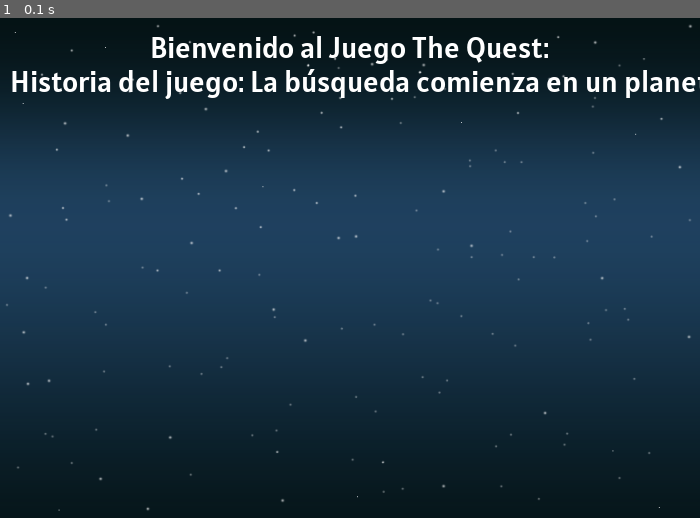
Above: before the commit, frame 1.
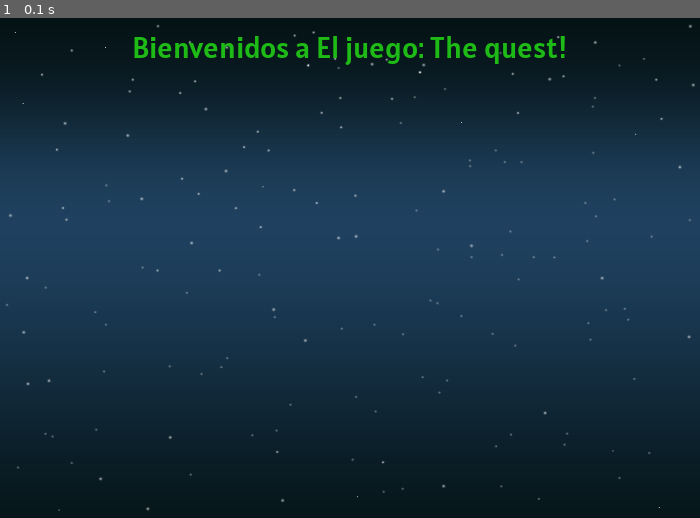
Above: after the commit, the same moment.

Repository: anbreaker/theQuestGamePyGame
Game: pygame game, started from screen.py
Same seed, same stepped clock (60 frames per second), same inputs: the game is played once before the commit and once after it.
Inputs:
- Up to frame 1 (0.1 s): no input

The runs differ from the first frame. In frame 1, 3.4% of the frame differs, in the area x 1-100%, y 3-17%.

Commit message:
Posicionamiento de textos, titulo centrado

Diff:
--- a/screen.py
+++ b/screen.py
@@ -4,9 +4,14 @@
 LARGO = 700
 ANCHO = 500
 
+# Definicion tamaños de textos
+ALTO_TEXTO_TITULOS = 30
+ALTO_TEXTO_DESCRIPCIONES = 22
+
 # Definimos algunos colores
+VERDE = (30, 186, 22)
+BLANCO = (255, 255, 255)
 NEGRO = (0, 0, 0)
-BLANCO = (255, 255, 255)
 
 # Fotogramas por segundo
 FPS = 60
@@ -22,10 +27,11 @@
     fondo_pantalla = pygame.image.load('resources/background.png').convert()
 
     # Titulo de la barra de la aplicacion
-    pygame.display.set_caption("The Quest Juego pyGame")
+    pygame.display.set_caption('The Quest Juego pyGame')
 
     # Fuente para el texto que aparecerá en pantalla (tamaño 30)
-    fuente = pygame.font.Font('resources/fonts/alatsi.ttf', 30)
+    fuente_titulo = pygame.font.Font('resources/fonts/alatsi.ttf', ALTO_TEXTO_TITULOS)
+    fuente_descripciones = pygame.font.Font('resources/fonts/alatsi.ttf', ALTO_TEXTO_DESCRIPCIONES)
 
     # Iteramos hasta que el usuario haga click sobre le botón de salida.
     # Condicion de salida del bucle principal
@@ -54,33 +60,48 @@
 
         if pagina_de_instrucciones == 1:
             # Instrucciones de dibujo, página 1
-            # También podría cargar una imagen realizada por cualquier otro programa.
-            # De esta forma sería más fácil y flexible.
+            # Podría cargar una imagen realizada por cualquier otro programa.
+            # de esta forma sería más fácil y flexible.
 
             # Texto por lineas y posicion en pantalla
-            linea_texto1 = fuente.render(
-                "Bienvenido al Juego The Quest:", True, BLANCO)
+            linea_texto1 = fuente_titulo.render(
+                'Bienvenidos a El juego: The quest!', True, VERDE)
             # Para centrar el texto mido su tamaño con esta funcion que devuelve w,h
             ancho_linea_texto1 = linea_texto1.get_rect().width
             # Calculo del posicionamiento de linea_texto1
             posicion_centrada = (LARGO/2)-(ancho_linea_texto1/2)
-            # Presentacion del texto
+            # Presentacion del texto en pantalla
             pantalla.blit(linea_texto1, [posicion_centrada, 10])
 
 
             # Texto por lineas y posicion en pantalla
-            linea_texto2 = fuente.render(
-                "Historia del juego: La búsqueda comienza en un planeta tierra moribundo por el cambio climático. Partiremos a la búsqueda de un planeta compatible con la vida humana para colonizarlo.", True, BLANCO)
-            pantalla.blit(linea_texto2, [10, 44])
+            linea_texto2 = fuente_descripciones.render('Historia del juego: La búsqueda comienza en un planeta tierra', True, BLANCO)
+            # pantalla.blit(linea_texto2, [10, ALTO_TEXTO_TITULOS + 15])
+
+            # Texto por lineas y posicion en pantalla
+            linea_texto3 = fuente_descripciones.render('moribundo por el cambio climático. Partiremos a la búsqueda de', True, BLANCO)
+            # pantalla.blit(linea_texto3, [10, (ALTO_TEXTO_TITULOS * 2 + 10) + 5])
+
+            # Texto por lineas y posicion en pantalla
+            linea_texto4 = fuente_descripciones.render('un planeta compatible con la vida humana para colonizarlo.', True, BLANCO)
+            # pantalla.blit(linea_texto4, [10, ALTO_TEXTO_DESCRIPCIONES + 5])
+
+            # Texto por lineas y posicion en pantalla
+            linea_texto5 = fuente_descripciones.render('Esquiva los obstaculos, hazte con el control de la nave y logra aterrizar!', True, BLANCO)
+            # pantalla.blit(linea_texto5, [10, ALTO_TEXTO_DESCRIPCIONES + 5])
+
+
+
+
 
         if pagina_de_instrucciones == 2:
             # Instrucciones de dibujo, página 2
             linea_texto1 = fuente.render(
-                "Pantalla de instrucciones", True, BLANCO)
+                'Pantalla de instrucciones', True, BLANCO)
             pantalla.blit(linea_texto1, [10, 10])
 
             # Texto por lineas y posicion en pantalla
-            linea_texto2 = fuente.render("Página 2", True, BLANCO)
+            linea_texto2 = fuente.render('Página 2', True, BLANCO)
             pantalla.blit(linea_texto2, [10, 44])
 
         # # Limitamos a 20 fotogramas por segundo.
@@ -100,7 +121,7 @@
     pygame.quit()
 
 
-if __name__ == "__main__":
+if __name__ == '__main__':
     # Inicialización de Pygame
     pygame.init()
     main()
